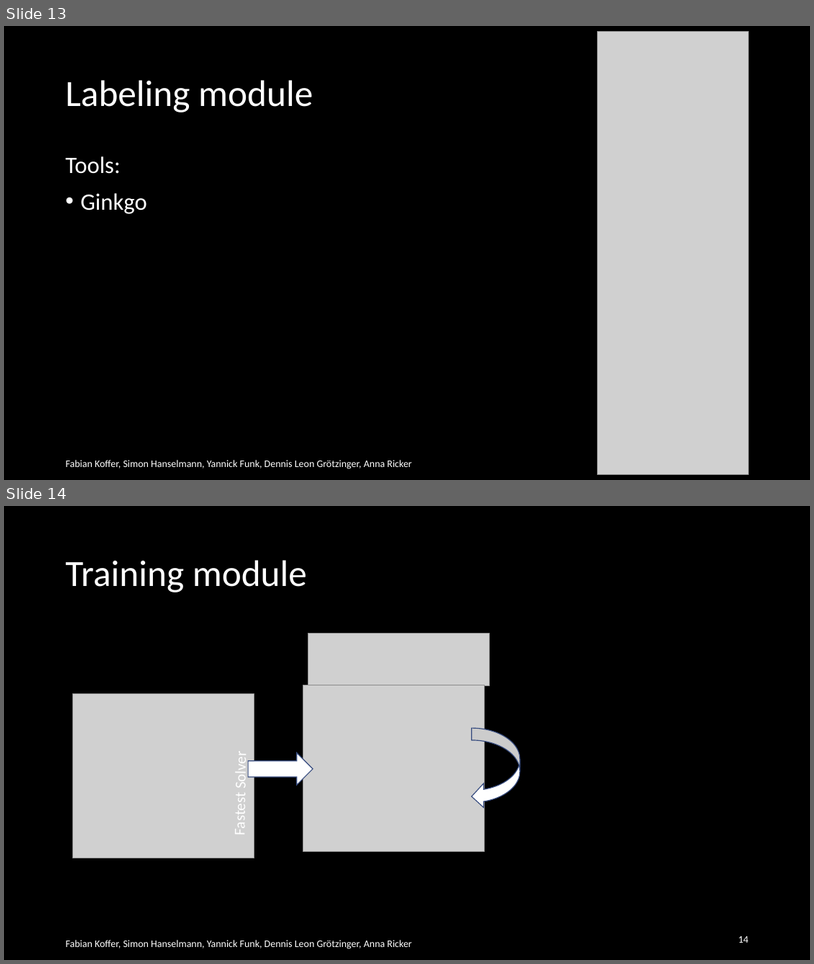
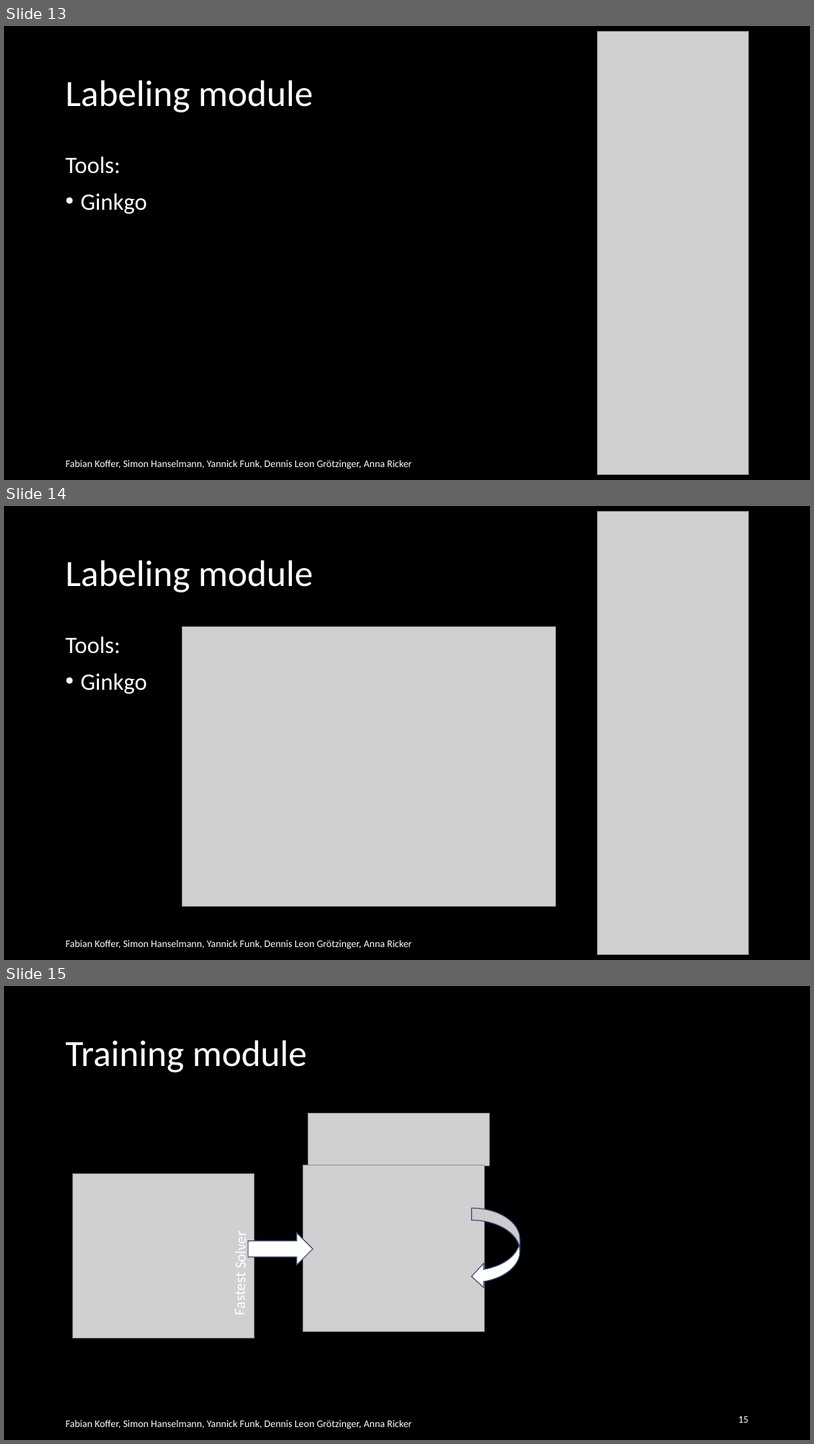
Before and after one commit to TheSlimvReal/PSE---LA-meets-ML, a slide deck: Final Presentation/La meets ML.pptx. Shown one above the other, each under a label of ours: slides 13 and 14 before the commit, slides 13, 14 and 15 after it. The pictures are 814x964 and 814x1444 pixels, drawn with LibreOffice and Linux fonts; fonts in the diff are those of the drawing; grey boxes stand for pictures. Boxes give left, top, right and bottom in pixels: in the first picture for what was removed or moved away, otherwise in the second. Text is boxed around its words. In the diff, an @@ line names an element or a change of style, - is before the commit and + after.

```diff
--- a/Final Presentation/La meets ML.pptx
+++ b/Final Presentation/La meets ML.pptx
@@ slide 14 added at <box>4,506,810,960</box>, background #000000 @@
@@ picture added at <box>597,512,748,955</box> @@
@@ title added at <box>65,560,313,592</box>, 44 pt, text #FFFFFF @@
+Labeling module
@@ picture added at <box>183,627,556,906</box> @@
@@ text added at <box>65,636,147,694</box>, 28 pt, text #FFFFFF @@
+Tools:
+• Ginkgo
@@ page number added at <box>738,933,748,945</box>, 12 pt, text #FFFFFF @@
+14
@@ text added at <box>66,939,412,949</box>, 12 pt, text #FFFFFF @@
+Fabian Koffer, Simon Hanselmann, Yannick Funk, Dennis Leon Grötzinger, Anna Ricker
@@ what was slide 14 is now slide 15 @@
@@ page number at <box>738,1416,748,1422</box>: text changed @@
-14
+15
```
Also in this commit, not shown: 1 slide changed, 1 other slide added.
